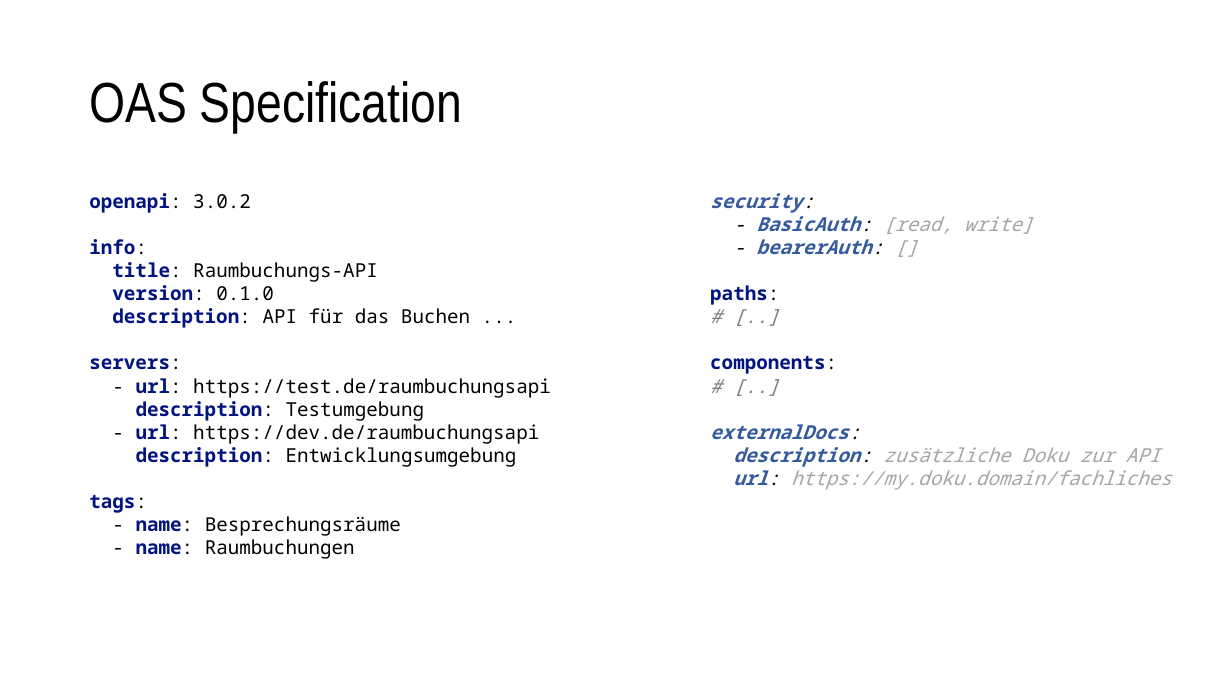
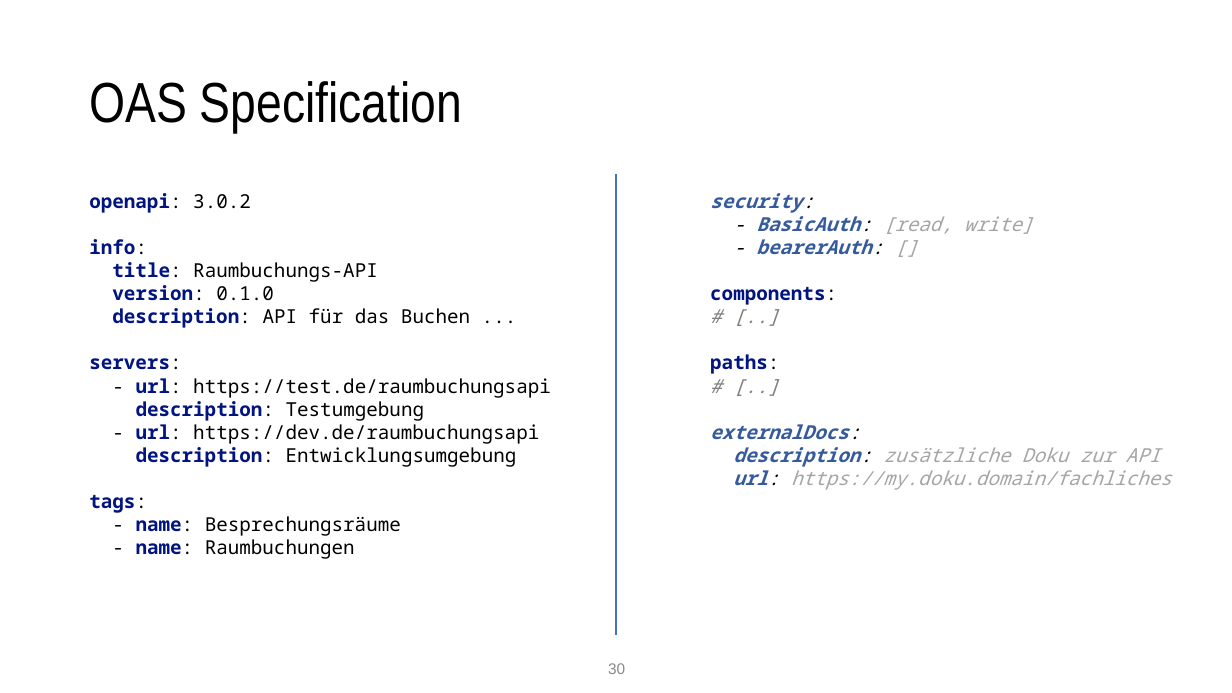
Before and after one commit to nordlb-public/techtalks, a slide deck: slide 30 of 01-api-design/präsentation.pptx. Drawn at 1232x693 pixels with LibreOffice and Linux fonts; fonts in the diff are those of the drawing. Boxes give left, top, right and bottom in pixels: in the first picture for what was removed or moved away, otherwise in the second. Text is boxed around its words. In the diff, an @@ line names an element or a change of style, - is before the commit and + after.

```diff
--- a/01-api-design/präsentation.pptx
+++ b/01-api-design/präsentation.pptx
@@ line added from (616, 635) to (616, 174), #4472C4 1 pt @@
@@ text at box(710, 287, 837, 305): paragraphs added @@
+components:
+# [..]
@@ text at box(710, 356, 837, 374): paragraphs removed @@
-# [..]
-components:
@@ page number added at box(608, 663, 625, 674), 12 pt, text #888888 @@
+30
```
Also in this commit, not shown: 24 other slides changed, 11 slides added, 1 slide removed, 3 other files.
